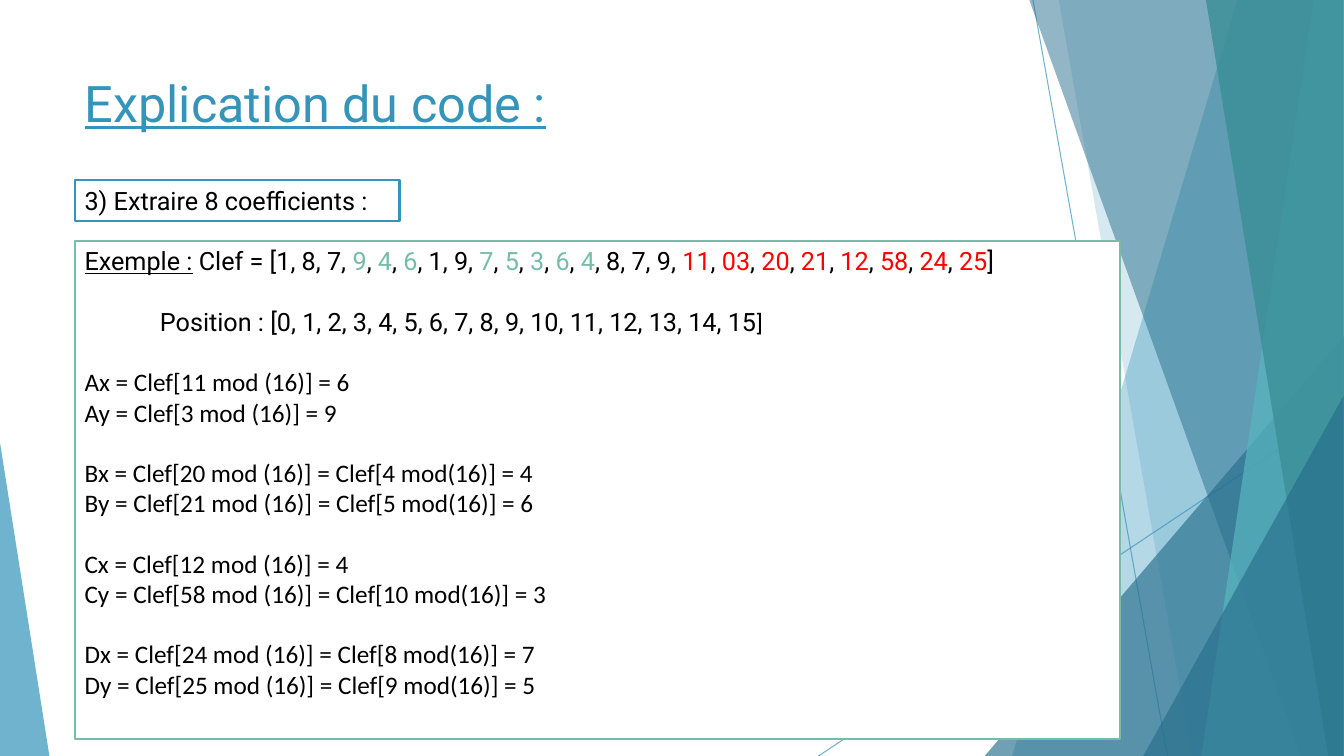
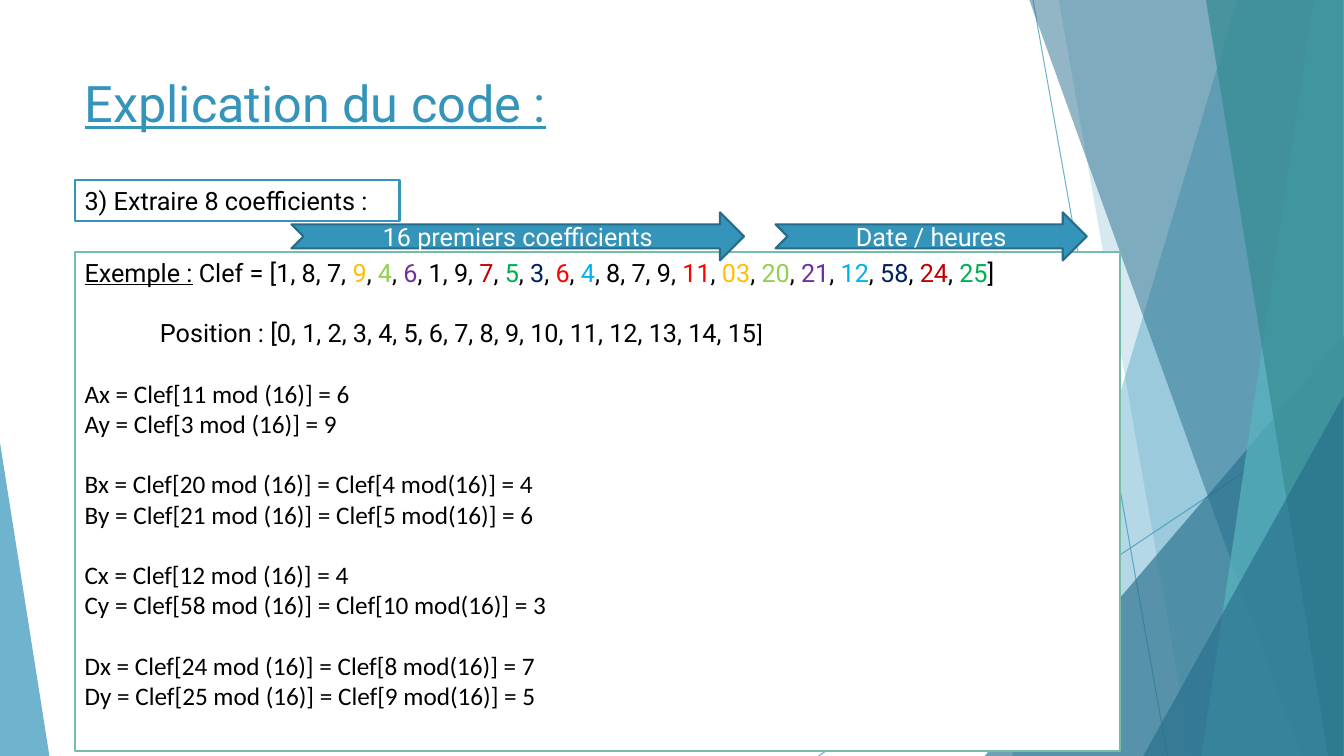
Before and after one commit to romainpasquier/Cryptage-Decryptage-d-images, a slide deck: slide 4 of TIPE/Dossier/TIPE Power point.pptx. Drawn at 1344x756 pixels with LibreOffice and Linux fonts; fonts in the diff are those of the drawing. Boxes give left, top, right and bottom in pixels: in the first picture for what was removed or moved away, otherwise in the second. Text is boxed around its words. In the diff, an @@ line names an element or a change of style, - is before the commit and + after.

```diff
--- a/TIPE/Dossier/TIPE Power point.pptx
+++ b/TIPE/Dossier/TIPE Power point.pptx
@@ notched right arrow added at [291, 213, 744, 261], fill #3494BA, outline #266D8A 1.5 pt, 18 pt, text #FFFFFF @@
+16 premiers coefficients
@@ notched right arrow added at [775, 213, 1087, 261], fill #3494BA, outline #266D8A 1.5 pt, 18 pt, text #FFFFFF @@
+Date / heures
@@ rectangle "Exemple : Clef = [1, ...": place and size @@
-rectangle "Exemple : Clef = [1, ..." at [75, 241, 1120, 740]
+rectangle "Exemple : Clef = [1, ..." at [75, 252, 1120, 751]
@@ text in rectangle at [85, 259, 994, 287]: text colour #75BDA7 to #FFC000 in "9,"; text colour #75BDA7 to #92D050, text colour #75BDA7 to #00B0F0 in "4,"; text colour #75BDA7 to #7030A0, text colour #75BDA7 to #FF0000 in "6,"; text colour #75BDA7 to #C00000 in "7,"; text colour #75BDA7 to #00B050 in "5,"; text colour #75BDA7 to #002060 in "3,"; text colour #FF0000 to #FFC000 in "03,"; text colour #FF0000 to #92D050 in "20,"; text colour #FF0000 to #7030A0 in "21,"; text colour #FF0000 to #00B0F0 in "12,"; text colour #FF0000 to #002060 in "58,"; text colour #FF0000 to #C00000 in "24,"; text colour #FF0000 to #00B050 in "25]" @@
```
Also in this commit, not shown: 5 other slides changed, 1 slide added, 3 slides removed.
